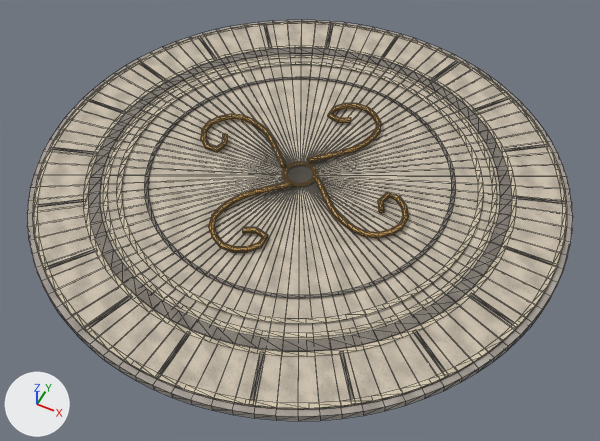
The glTF model C17_山门广场地纹/C17.glb: old version first, new version second.
One viewpoint serves both versions: a 50 mm camera at (3.06, -6.12, 6.96) aimed at (0.17, -0.35, -0.26). Lighting does not change. The marker at lower left points along +X, +Y and +Z. The picture after the commit comes second. Mesh edges are drawn as thin lines. Where no turn or scale is listed for an object, it has been applied to the vertices. Vertices at exactly the same position are counted once.

Objects in the first picture: 'C17_cool', 'C17_joint', 'C17_motif', 'C17_relief', 'C17_stone'.
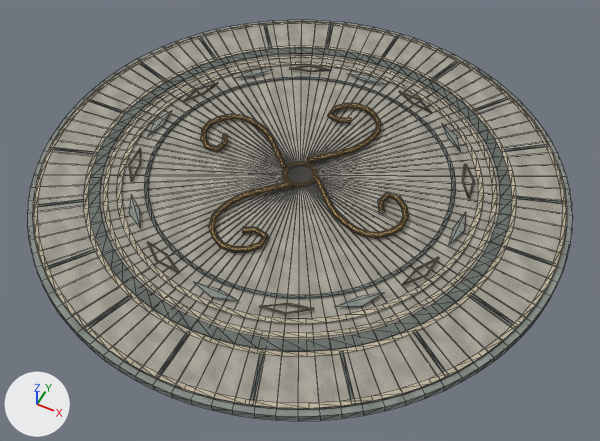
Pixel boxes (x1, y1, x2, y2) of what changed, in the pictures (600 x 441 px):
'C17_stone', surface changed: (38, 24, 562, 409) in both
'C17_relief', surface changed, reshaped: (33, 21, 567, 408) in both
'C17_joint', surface changed: (38, 25, 562, 400) in both
'C17_cool', surface changed, reshaped: (27, 20, 573, 421) in both
'C17_motif', recoloured: (201, 104, 408, 252) in both
part 1 of me_mesh_0, added: after (129, 70, 466, 307)
part 2 of me_mesh_3, added: after (403, 257, 439, 286)
part 3 of me_mesh_3, added: after (259, 303, 314, 315)
part 4 of me_mesh_3, added: after (147, 242, 179, 273)
part 5 of me_mesh_3, added: after (129, 148, 141, 182)
part 6 of me_mesh_3, added: after (183, 83, 218, 102)
part 7 of me_mesh_3, added: after (289, 65, 331, 72)
part 8 of me_mesh_3, added: after (399, 91, 432, 113)
part 9 of me_mesh_3, added: after (462, 164, 475, 198)

The change, as a diff of the scene's bpy script:
```diff
--- a/C17_山门广场地纹/C17.glb.py
+++ b/C17_山门广场地纹/C17.glb.py
@@ mat_cool @@
 n2 = _N.new('ShaderNodeMix'); n2.name = 'Mix'
 n2.inputs[0].default_value = 1.0  # 'Factor'
-n2.inputs[7].default_value = (0.468, 0.418, 0.366, 1.0)  # 'B', grey #b6ada3
+n2.inputs[7].default_value = (0.292, 0.323, 0.292, 1.0)  # 'B', grey #939a93
 n3 = _N.new('ShaderNodeTexImage'); n3.name = 'Image Texture'
@@ mat_stone @@
 n2 = _N.new('ShaderNodeMix'); n2.name = 'Mix'
 n2.inputs[0].default_value = 1.0  # 'Factor'
-n2.inputs[7].default_value = (0.672, 0.584, 0.462, 1.0)  # 'B', pale yellow #d6c9b5
+n2.inputs[7].default_value = (0.445, 0.418, 0.352, 1.0)  # 'B', grey #b2ada0
 n3 = _N.new('ShaderNodeTexImage'); n3.name = 'Image Texture'
@@ mat_joint @@
 n2 = _N.new('ShaderNodeMix'); n2.name = 'Mix'
 n2.inputs[0].default_value = 1.0  # 'Factor'
-n2.inputs[7].default_value = (0.275, 0.242, 0.205, 1.0)  # 'B', grey #8f877d
+n2.inputs[7].default_value = (0.175, 0.198, 0.175, 1.0)  # 'B', grey #747b74
 n3 = _N.new('ShaderNodeTexImage'); n3.name = 'Image Texture'
@@ mat_relief @@
 n2 = _N.new('ShaderNodeMix'); n2.name = 'Mix'
 n2.inputs[0].default_value = 1.0  # 'Factor'
-n2.inputs[7].default_value = (0.753, 0.651, 0.479, 1.0)  # 'B', beige #e1d3b8
+n2.inputs[7].default_value = (0.597, 0.521, 0.381, 1.0)  # 'B', beige #cbbfa6
 n3 = _N.new('ShaderNodeTexImage'); n3.name = 'Image Texture'
@@ mat_motif @@
 mat_motif = principled_material('motif')
-mat_motif.base_color = (0.539, 0.314, 0.0908)  # orange #c29855
+mat_motif.base_color = (0.371, 0.238, 0.0953)  # brown #a48657
 mat_motif.metallic = 0.23
@@ me_mesh_0 @@
 # used by ob_c17_cool; location = (0.0, 0.0, 0.0)
-me_mesh_0.from_pydata(...)  # 196 vertices, 384 faces; spans x -3.1..3.1, y -3.1..3.1, z 0.0..0.09
+me_mesh_0.from_pydata(...)  # 228 vertices, 400 faces; spans x -3.1..3.1, y -3.1..3.1, z 0.0..0.14
+# me_mesh_0 part 1
+# 32 vertices are added at x -2.0..2.0, y -2.0..2.0, z 0.14
+# 16 new faces join them
 me_mesh_0.materials.append(mat_cool)
@@ me_mesh_3 @@
 # used by ob_c17_relief; location = (0.0, 0.0, 0.0)
-me_mesh_3.from_pydata(...)  # 512 vertices, 512 faces; spans x -3.03..3.03, y -3.03..3.03, z 0.11..0.12
+me_mesh_3.from_pydata(...)  # 704 vertices, 832 faces; spans x -3.03..3.03, y -3.03..3.03, z 0.11..0.15
+# me_mesh_3 part 2: a new loose piece of 24 vertices spanning x 1.67..1.89, y -0.99..-0.48, z 0.13..0.15, in mat_relief
+# me_mesh_3 part 3: a new loose piece of 24 vertices spanning x 0.49..0.99, y -1.89..-1.66, z 0.13..0.15, in mat_relief
+# me_mesh_3 part 4: a new loose piece of 24 vertices spanning x -0.99..-0.48, y -1.89..-1.67, z 0.13..0.15, in mat_relief
+# me_mesh_3 part 5: a new loose piece of 24 vertices spanning x -1.89..-1.66, y -0.99..-0.49, z 0.13..0.15, in mat_relief
+# me_mesh_3 part 6: a new loose piece of 24 vertices spanning x -1.89..-1.67, y 0.48..0.99, z 0.13..0.15, in mat_relief
+# me_mesh_3 part 7: a new loose piece of 24 vertices spanning x -0.99..-0.49, y 1.66..1.89, z 0.13..0.15, in mat_relief
+# me_mesh_3 part 8: a new loose piece of 24 vertices spanning x 0.48..0.99, y 1.67..1.89, z 0.13..0.15, in mat_relief
+# me_mesh_3 part 9: a new loose piece of 24 vertices spanning x 1.66..1.89, y 0.49..0.99, z 0.13..0.15, in mat_relief
 me_mesh_3.materials.append(mat_relief)
```
